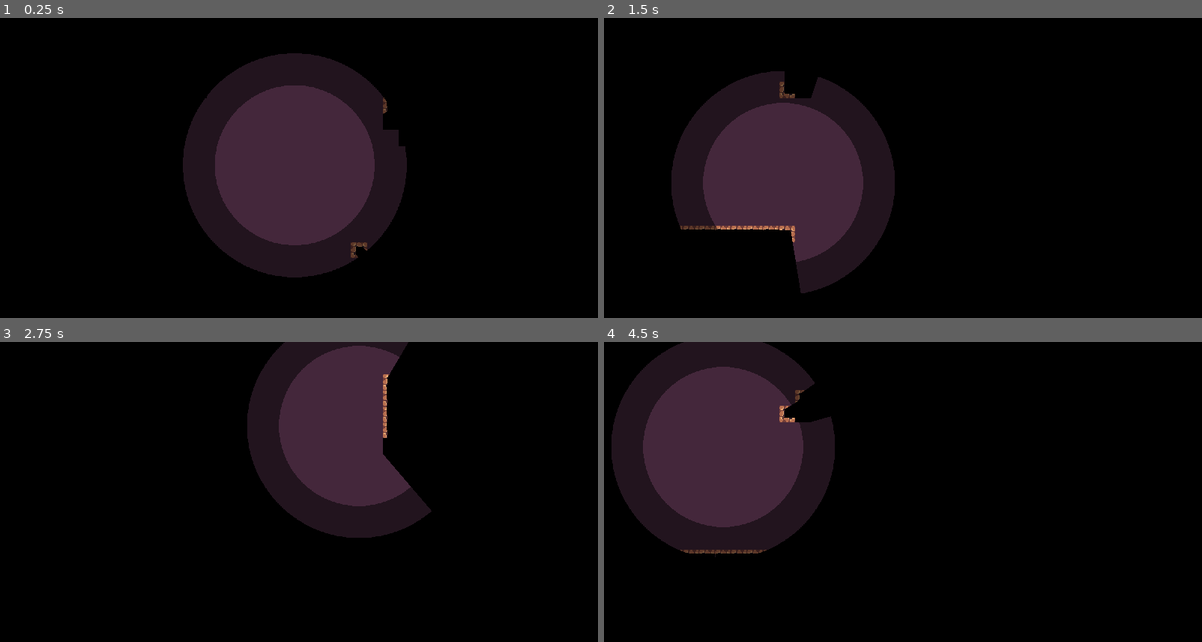
Above: before the commit, frames 1-4 (two rows, left to right).
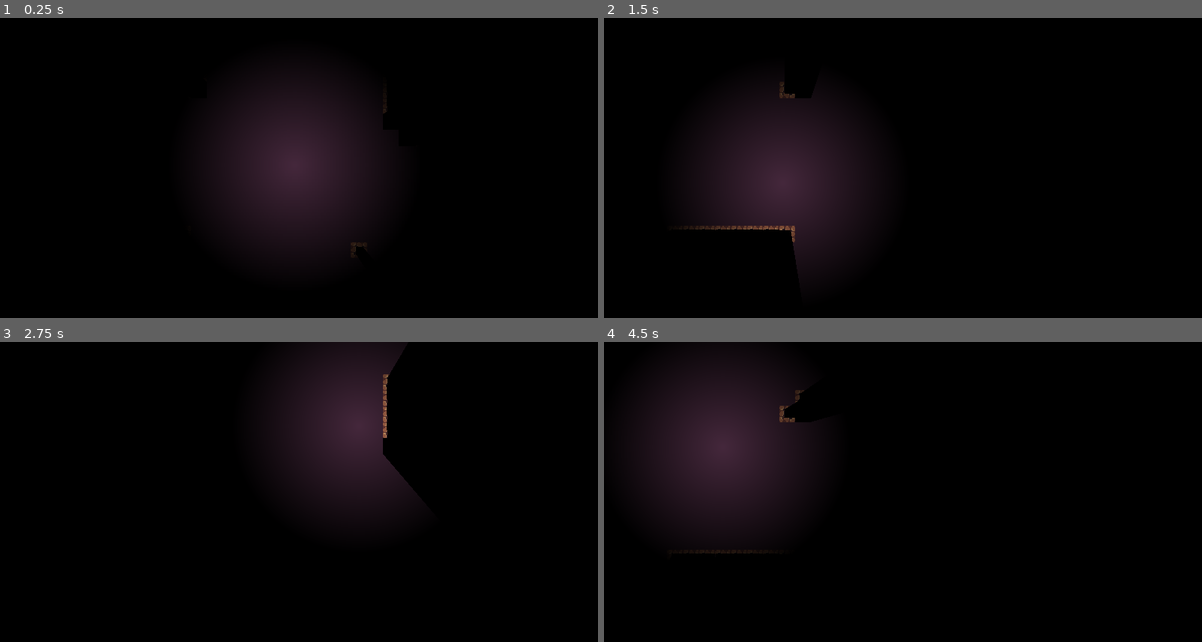
Above: after the commit, the same moments.

Repository: lone-llama-workshop/Outlight
Game: Godot game, scene res://Light/LightTest.tscn
Two runs of this game, one before a commit and one after it. Both use one fixed random seed, a clock stepped at 60 frames per second and the inputs below. This scene is started directly instead of the project's main scene.
Inputs (mouse positions are in pixels of both pictures, inside the frame that each line leads up to):
- Up to frame 1 (0.25 s): no input
- Up to frame 2 (1.5 s): tap Enter at 0.5 s; move the mouse to (1034, 153) at 0.52 s; hold Right (ui_right) from 0.53 s (still down); tap Up (ui_up) at 0.77 s; tap Space at 1.25 s; move the mouse to (783, 183) at 1.27 s
- Up to frame 3 (2.75 s): tap Up (ui_up) at 1.52 s; tap Enter at 2 s; move the mouse to (358, 426) at 2.02 s; release Right (ui_right) at 2.03 s; hold Left (ui_left) from 2.03 s (still down)
- Up to frame 4 (4.5 s): tap Space at 2.75, 4.25 s; move the mouse to (873, 552) at 2.77 s; release Left (ui_left) at 2.78 s; hold Right (ui_right) 2.78-4.28 s; tap Up (ui_up) at 3.02, 3.77 s; tap Enter at 3.5 s; move the mouse to (1082, 537) at 3.52 s; move the mouse to (723, 447) at 4.27 s; hold Left (ui_left) from 4.28 s (still down)

The runs differ from the first frame. In frame 1, 8.3% of the frame differs, in the area x 30-69%, y 11-87%; in frame 2, 7.2%; in frame 3, 5.8%; in frame 4, 8.2%.

Commit message:
playing more with lights

Diff:
--- a/game/Light/Light.tscn
+++ b/game/Light/Light.tscn
@@ -1,6 +1,6 @@
 [gd_scene load_steps=2 format=2]
 
-[ext_resource path="res://Light/TwoRings.png" type="Texture" id=1]
+[ext_resource path="res://Light/RadialGradient.png" type="Texture" id=1]
 
 [node name="Light" type="Light2D"]
 texture = ExtResource( 1 )
--- a/game/Light/LightTest.tscn
+++ b/game/Light/LightTest.tscn
@@ -603,11 +603,10 @@
 
 [node name="Light" parent="." instance=ExtResource( 2 )]
 position = Vector2( 295.81, 147.35 )
-texture_scale = 0.5
 script = ExtResource( 4 )
 
 [node name="TileMap" type="TileMap" parent="."]
-tile_set = SubResource( 48 )
+tile_set = SubResource( 95 )
 cell_size = Vector2( 16, 16 )
 format = 1
 tile_data = PoolIntArray( 131096, 0, 3, 196620, 0, 3, 196632, 0, 65539, 262155, 0, 196608, 262156, 0, 196615, 262168, 0 …(354 unchanged characters)…
Not shown: 4 places in game/Levels/World.tscn that only renumber resources
Not shown: 3 places in game/Light/LightTest.tscn that only renumber resources
Binary file added: game/Light/RadialGradient.png
Not shown, added: game/Light/RadialGradient.png.import
Binary file added: game/Light/RadialGradientRings.png
Not shown, added: game/Light/RadialGradientRings.png.import
